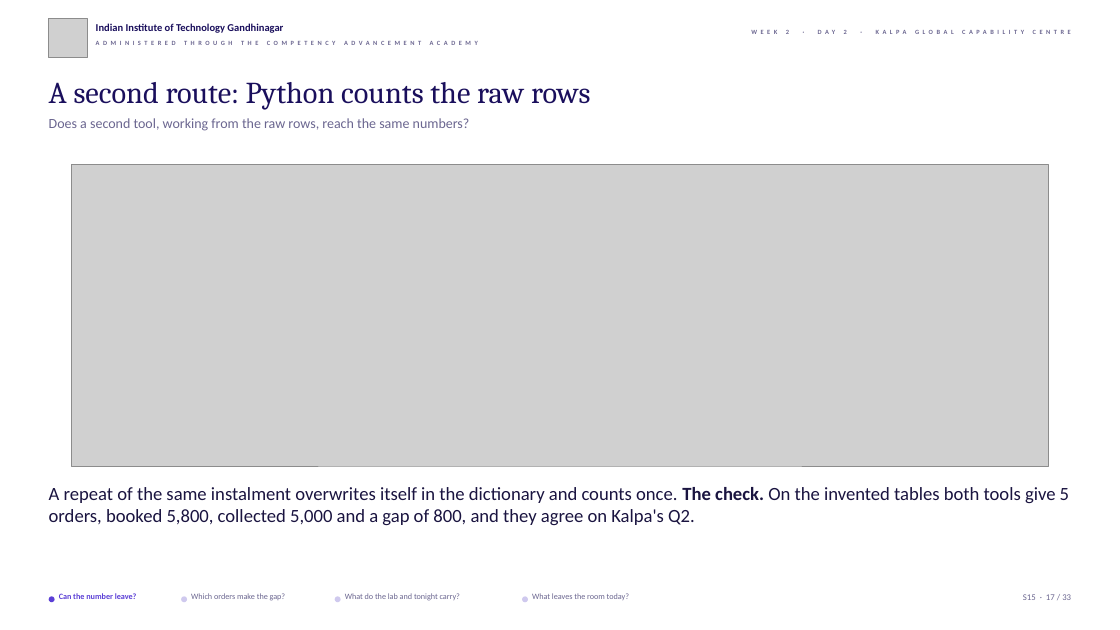
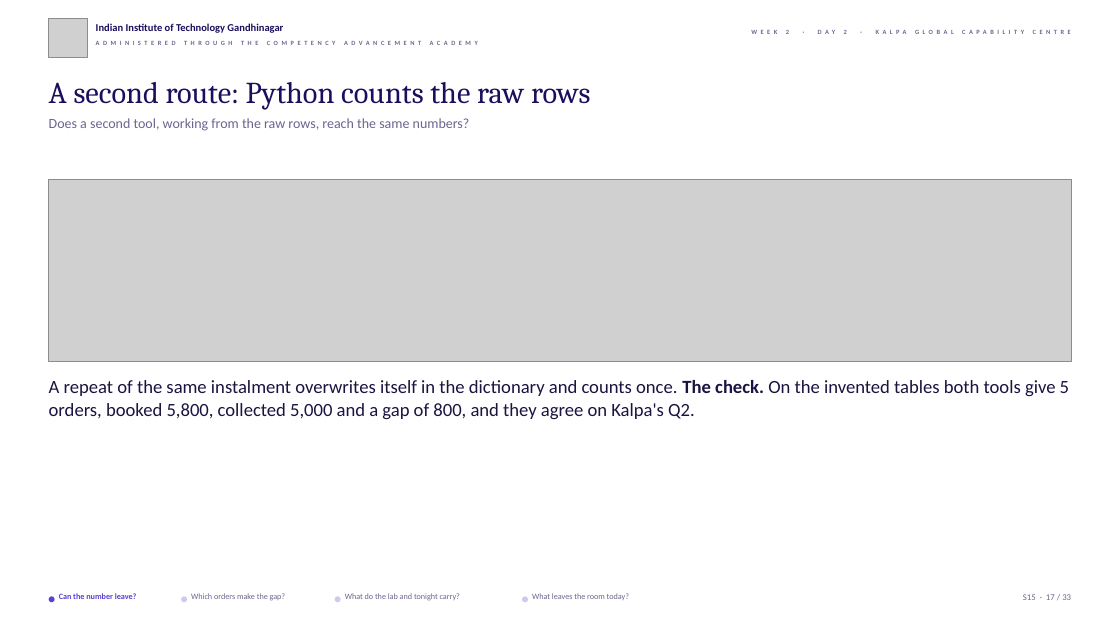
Before and after one commit to fde-academy-lab/c2-content-factory, a slide deck: slide 17 of content/W02/D2/slides/C2_W02_D02_half2_STUDENT.pptx. Drawn at 1120x630 pixels with LibreOffice and Linux fonts; fonts in the diff are those of the drawing; grey boxes stand for pictures; background and template pictures are left out. Boxes give left, top, right and bottom in pixels: in the first picture for what was removed or moved away, otherwise in the second. Text is boxed around its words. In the diff, an @@ line names an element or a change of style, - is before the commit and + after.

```diff
--- a/content/W02/D2/slides/C2_W02_D02_half2_STUDENT.pptx
+++ b/content/W02/D2/slides/C2_W02_D02_half2_STUDENT.pptx
@@ picture resized from (x1=71, y1=164, x2=1048, y2=465) to (x1=49, y1=180, x2=1071, y2=362) @@
@@ text "A repeat of the same ..." moved from (x1=49, y1=487, x2=1069, y2=526) to (x1=49, y1=380, x2=1069, y2=420) @@
@@ text "A repeat of the same ..." at (x1=49, y1=380, x2=1069, y2=420): more space between paragraphs @@
```
Also in this commit, not shown: 13 other slides changed, 4 other files.
